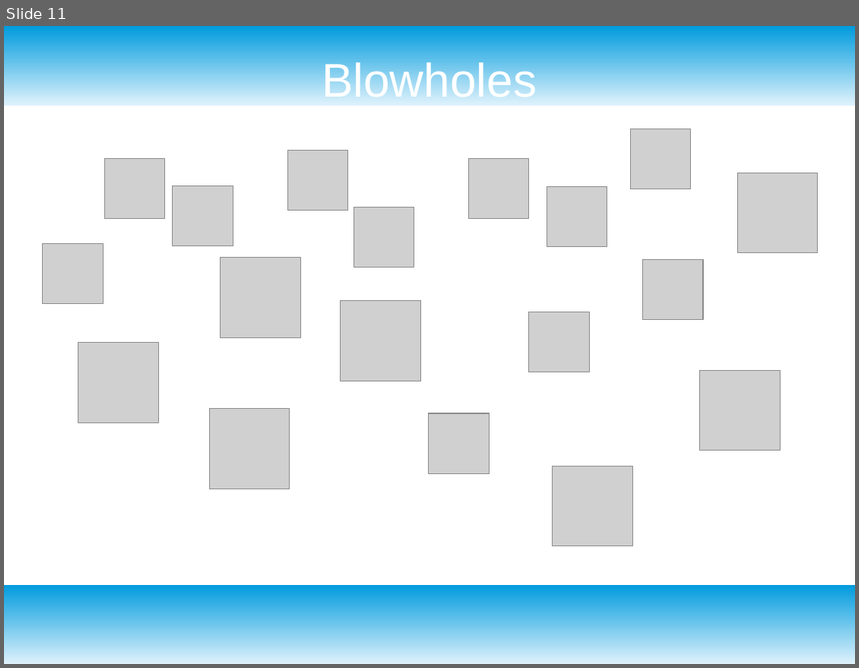
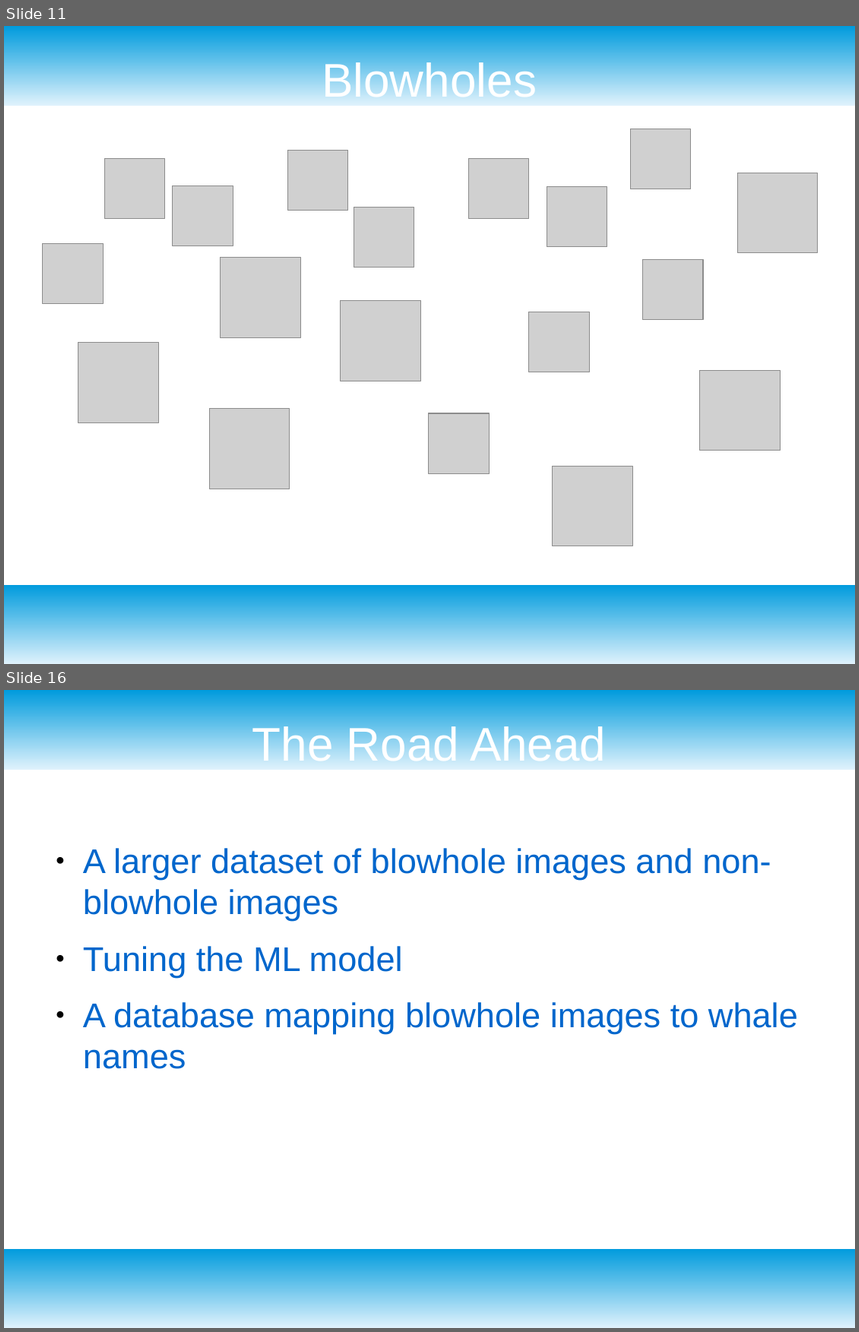
Before and after one commit to hackforthesea/whalematch, a slide deck: presentation.odp. Shown one above the other, each under a label of ours: slide 11 before the commit, slides 11 and 16 after it; the slides between them are not shown. The pictures are 859x668 and 859x1332 pixels, drawn with LibreOffice and Linux fonts; fonts in the diff are those of the drawing; grey boxes stand for pictures. Boxes give left, top, right and bottom in pixels: in the first picture for what was removed or moved away, otherwise in the second. Text is boxed around its words. In the diff, an @@ line names an element or a change of style, - is before the commit and + after.

```diff
--- a/presentation.odp
+++ b/presentation.odp
@@ slide 16 added at (4,690,855,1328), background #FFFFFF; not listed: 2 template elements that a slide beside it also shows @@
@@ title added at (253,723,606,761), 44 pt, text #FFFFFF @@
+The Road Ahead
@@ text added at (83,848,798,1069), 32 pt, text #0066CC @@
+● A larger dataset of blowhole images and non-blowhole images
+● Tuning the ML model
+● A database mapping blowhole images to whale names
```
Also in this commit, not shown: 4 slides changed, 4 other slides added, 1 other file.
